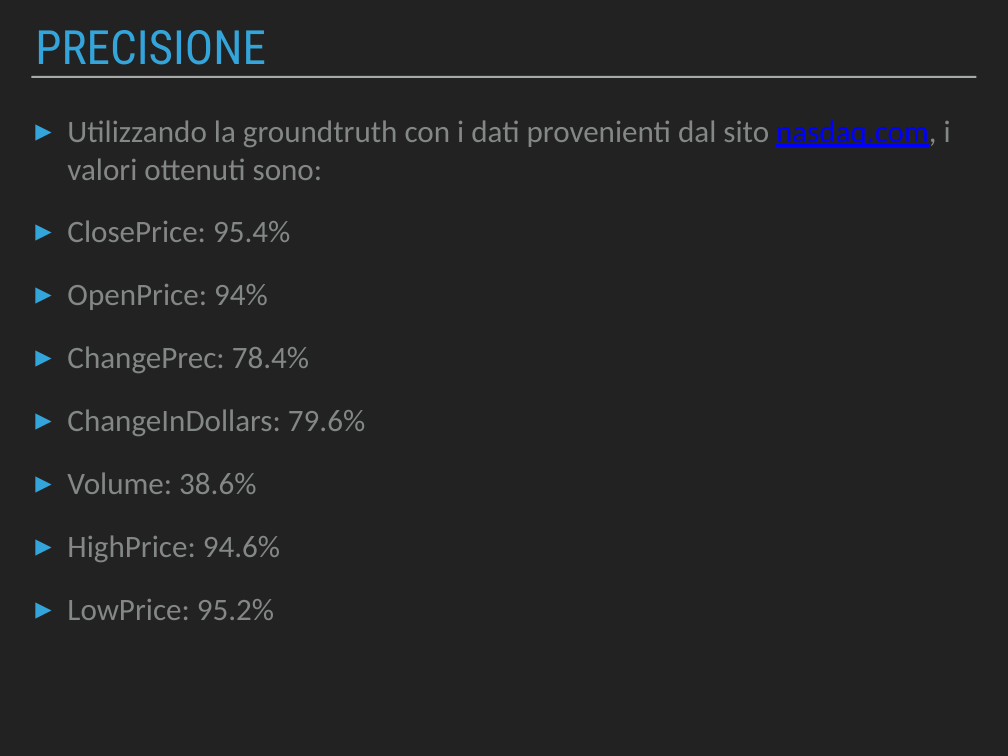
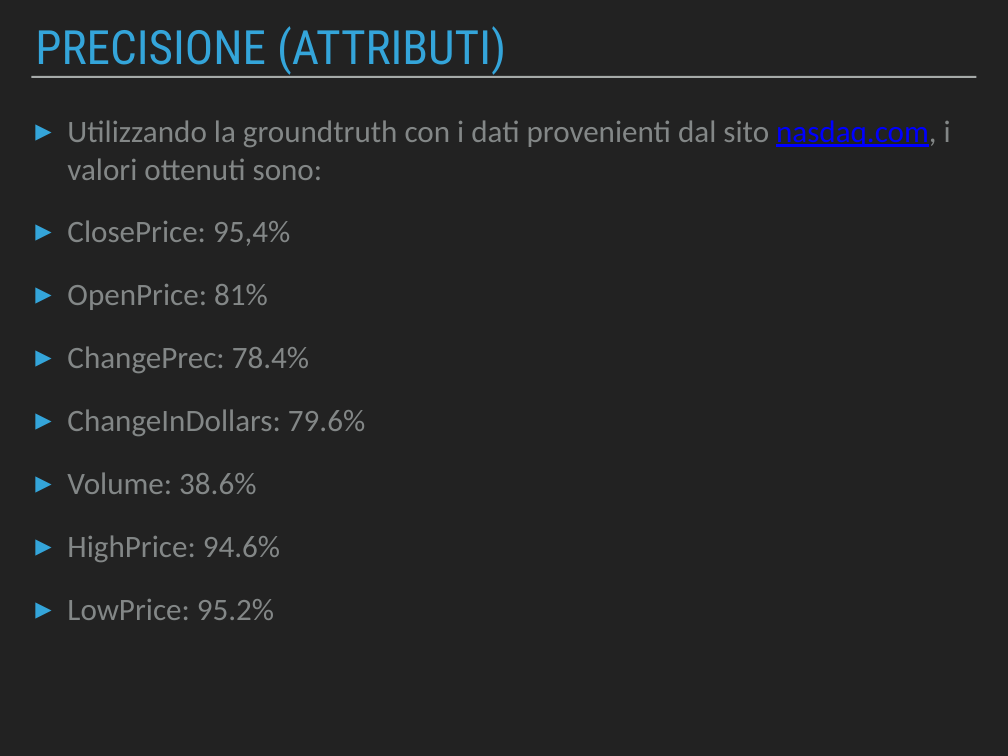
Before and after one commit to Beltra97/Unimib_ArchitettureDati, a slide deck: slide 11 of PresentazionePowerPoint.pptx (slide 8 before the commit). Drawn at 1008x756 pixels with LibreOffice and Linux fonts; fonts in the diff are those of the drawing. Boxes give left, top, right and bottom in pixels: in the first picture for what was removed or moved away, otherwise in the second. Text is boxed around its words. In the diff, an @@ line names an element or a change of style, - is before the commit and + after.

```diff
--- a/PresentazionePowerPoint.pptx
+++ b/PresentazionePowerPoint.pptx
@@ title at (35, 26, 506, 75): text changed @@
-PRECISIONE
+PRECISIONE (ATTRIBUTI)
@@ text at (67, 220, 290, 310): text changed @@
-▸ ClosePrice: 95.4%
-▸ OpenPrice: 94%
+▸ ClosePrice: 95,4%
+▸ OpenPrice: 81%
```
Also in this commit, not shown: 5 other slides changed, 7 slides added, 1 slide removed, 1 other file.
